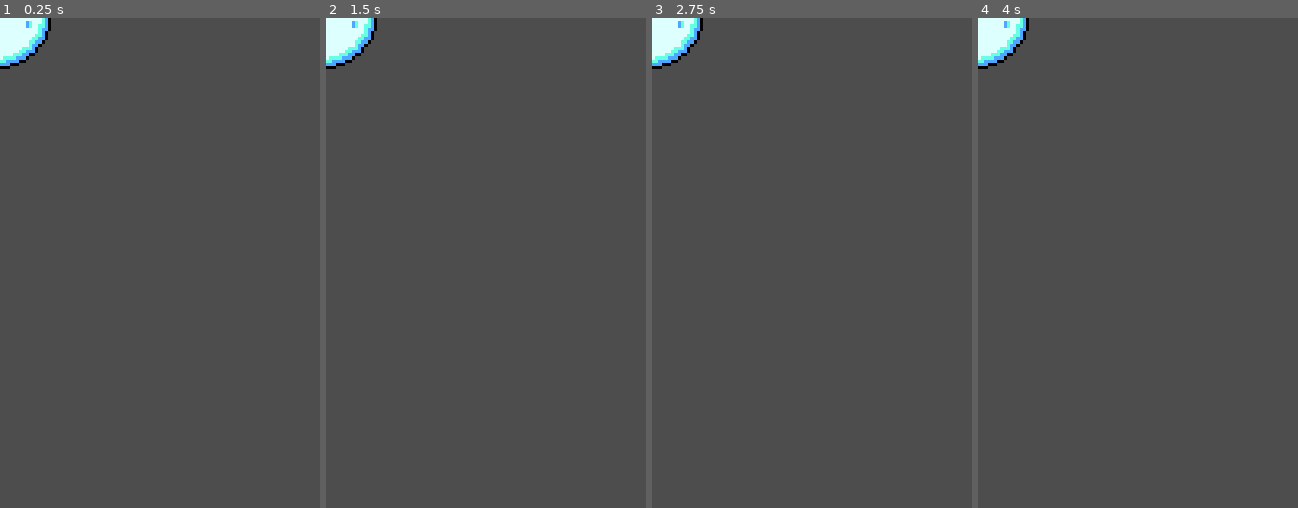
Above: before the commit, frames 1-4 (left to right).
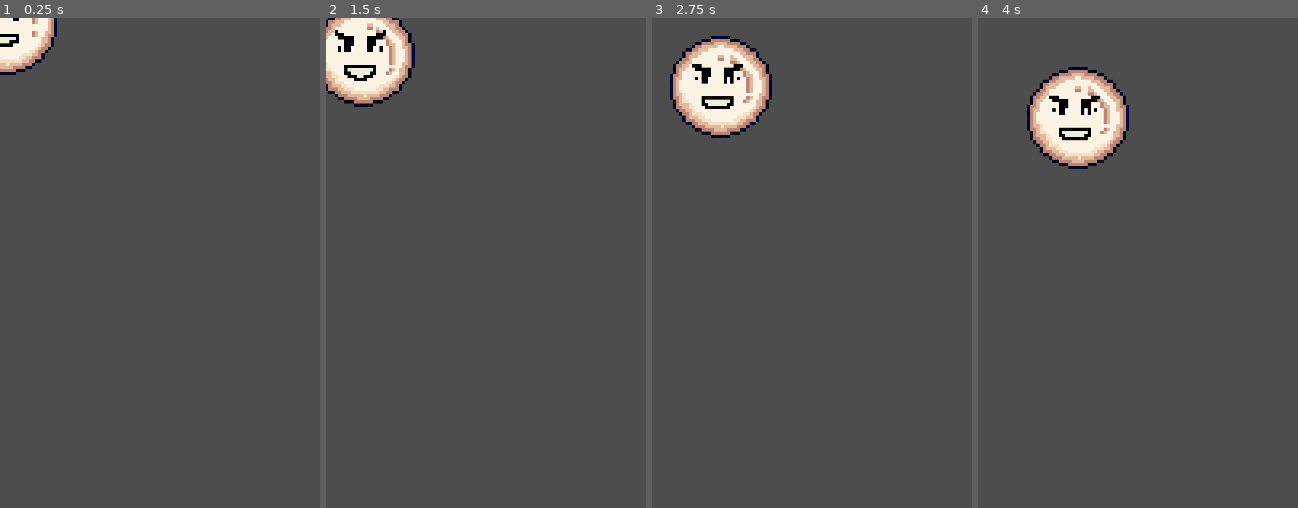
Above: after the commit, the same moments.

Repository: DiegoCali/Global-Game-Jam-2025
Game: Godot game, scene res://scenes/Bubble.tscn
Two runs of this game, one before a commit and one after it. Both use one fixed random seed, a clock stepped at 60 frames per second and the inputs below.
Inputs (mouse positions are in pixels of both pictures, inside the frame that each line leads up to):
- Up to frame 1 (0.25 s): no input
- Up to frame 2 (1.5 s): move the mouse to (556, 238) at 0.52 s; click (556, 238) at 0.67 s; move the mouse to (422, 287) at 1.27 s; click (422, 287) at 1.42 s
- Up to frame 3 (2.75 s): move the mouse to (844, 155) at 2.02 s; click (844, 155) at 2.17 s
- Up to frame 4 (4 s): move the mouse to (1122, 361) at 2.77 s; click (1122, 361) at 2.92 s; move the mouse to (1234, 336) at 3.52 s; click (1234, 336) at 3.67 s

The runs differ from the first frame. In frame 1, 1.7% of the frame differs, in the area x 0-18%, y 0-12%; in frame 2, 4.3%; in frame 3, 6.3%; in frame 4, 6.4%, in the area x 0-48%, y 0-31%.
Error before the commit: Parse Error: Identifier "IamBad" not declared in the current scope. (res://scripts/bubble_movement.gd:20)

Commit message:
last update

Diff:
--- a/src/scenes/Bubble.tscn
+++ b/src/scenes/Bubble.tscn
@@ -1,22 +1,275 @@
-[gd_scene load_steps=4 format=3 uid="uid://13ocb1xxbxcl"]
+[gd_scene load_steps=40 format=3 uid="uid://13ocb1xxbxcl"]
 
 [ext_resource type="Script" path="res://scripts/bubble_movement.gd" id="1_egawn"]
 [ext_resource type="Texture2D" uid="uid://dte6m6b0f1wlh" path="res://assets/sprites/BurbujaBuena.png" id="2_g5y3x"]
+[ext_resource type="Texture2D" uid="uid://c6q25fe7n3knw" path="res://assets/sprites/BurbujaMala.png" id="2_i07jn"]
+[ext_resource type="Texture2D" uid="uid://cpykcljw5rnek" path="res://assets/sprites/PopBurbujaBuena.png" id="3_mle4l"]
+[ext_resource type="Texture2D" uid="uid://co5x8lf2qa57b" path="res://assets/sprites/PopBurbujaMala.png" id="4_5nk4q"]
+
+[sub_resource type="AtlasTexture" id="AtlasTexture_ntwcm"]
+atlas = ExtResource("2_i07jn")
+region = Rect2(0, 0, 320, 320)
+
+[sub_resource type="AtlasTexture" id="AtlasTexture_1pyic"]
+atlas = ExtResource("2_i07jn")
+region = Rect2(320, 0, 320, 320)
+
+[sub_resource type="AtlasTexture" id="AtlasTexture_y4prb"]
+atlas = ExtResource("2_i07jn")
+region = Rect2(640, 0, 320, 320)
+
+[sub_resource type="AtlasTexture" id="AtlasTexture_48nnf"]
+atlas = ExtResource("2_i07jn")
+region = Rect2(960, 0, 320, 320)
+
+[sub_resource type="AtlasTexture" id="AtlasTexture_w28ch"]
+atlas = ExtResource("2_i07jn")
+region = Rect2(0, 320, 320, 320)
+
+[sub_resource type="AtlasTexture" id="AtlasTexture_7rcbu"]
+atlas = ExtResource("2_i07jn")
+region = Rect2(320, 320, 320, 320)
+
+[sub_resource type="AtlasTexture" id="AtlasTexture_ducow"]
+atlas = ExtResource("2_i07jn")
+region = Rect2(640, 320, 320, 320)
+
+[sub_resource type="AtlasTexture" id="AtlasTexture_31rgh"]
+atlas = ExtResource("2_i07jn")
+region = Rect2(960, 320, 320, 320)
+
+[sub_resource type="AtlasTexture" id="AtlasTexture_glgfy"]
+atlas = ExtResource("2_i07jn")
+region = Rect2(0, 640, 320, 320)
+
+[sub_resource type="AtlasTexture" id="AtlasTexture_cfpr2"]
+atlas = ExtResource("2_i07jn")
+region = Rect2(320, 640, 320, 320)
+
+[sub_resource type="AtlasTexture" id="AtlasTexture_ovl3p"]
+atlas = ExtResource("2_i07jn")
+region = Rect2(640, 640, 320, 320)
+
+[sub_resource type="AtlasTexture" id="AtlasTexture_a6r1y"]
+atlas = ExtResource("2_g5y3x")
+region = Rect2(0, 0, 512, 512)
+
+[sub_resource type="AtlasTexture" id="AtlasTexture_baw7x"]
+atlas = ExtResource("2_g5y3x")
+region = Rect2(512, 0, 512, 512)
+
+[sub_resource type="AtlasTexture" id="AtlasTexture_l2kf7"]
+atlas = ExtResource("2_g5y3x")
+region = Rect2(0, 512, 512, 512)
+
+[sub_resource type="AtlasTexture" id="AtlasTexture_k67tk"]
+atlas = ExtResource("2_g5y3x")
+region = Rect2(512, 512, 512, 512)
+
+[sub_resource type="AtlasTexture" id="AtlasTexture_5d2ub"]
+atlas = ExtResource("4_5nk4q")
+region = Rect2(0, 0, 512, 512)
+
+[sub_resource type="AtlasTexture" id="AtlasTexture_nu4nm"]
+atlas = ExtResource("4_5nk4q")
+region = Rect2(512, 0, 512, 512)
+
+[sub_resource type="AtlasTexture" id="AtlasTexture_ixd6l"]
+atlas = ExtResource("4_5nk4q")
+region = Rect2(1024, 0, 512, 512)
+
+[sub_resource type="AtlasTexture" id="AtlasTexture_mrbou"]
+atlas = ExtResource("4_5nk4q")
+region = Rect2(1536, 0, 512, 512)
+
+[sub_resource type="AtlasTexture" id="AtlasTexture_k6myy"]
+atlas = ExtResource("4_5nk4q")
+region = Rect2(0, 512, 512, 512)
+
+[sub_resource type="AtlasTexture" id="AtlasTexture_8uhp4"]
+atlas = ExtResource("4_5nk4q")
+region = Rect2(512, 512, 512, 512)
+
+[sub_resource type="AtlasTexture" id="AtlasTexture_x8u3s"]
+atlas = ExtResource("4_5nk4q")
+region = Rect2(1024, 512, 512, 512)
+
+[sub_resource type="AtlasTexture" id="AtlasTexture_q3nb0"]
+atlas = ExtResource("4_5nk4q")
+region = Rect2(1536, 512, 512, 512)
+
+[sub_resource type="AtlasTexture" id="AtlasTexture_y03wu"]
+atlas = ExtResource("4_5nk4q")
+region = Rect2(0, 1024, 512, 512)
+
+[sub_resource type="AtlasTexture" id="AtlasTexture_ar01f"]
+atlas = ExtResource("4_5nk4q")
+region = Rect2(512, 1024, 512, 512)
+
+[sub_resource type="AtlasTexture" id="AtlasTexture_rknhl"]
+atlas = ExtResource("3_mle4l")
+region = Rect2(0, 0, 512, 512)
+
+[sub_resource type="AtlasTexture" id="AtlasTexture_sek5b"]
+atlas = ExtResource("3_mle4l")
+region = Rect2(512, 0, 512, 512)
+
+[sub_resource type="AtlasTexture" id="AtlasTexture_aov2l"]
+atlas = ExtResource("3_mle4l")
+region = Rect2(1024, 0, 512, 512)
+
+[sub_resource type="AtlasTexture" id="AtlasTexture_bhkn8"]
+atlas = ExtResource("3_mle4l")
+region = Rect2(0, 512, 512, 512)
+
+[sub_resource type="AtlasTexture" id="AtlasTexture_647rq"]
+atlas = ExtResource("3_mle4l")
+region = Rect2(512, 512, 512, 512)
+
+[sub_resource type="AtlasTexture" id="AtlasTexture_om6lo"]
+atlas = ExtResource("3_mle4l")
+region = Rect2(1024, 512, 512, 512)
+
+[sub_resource type="AtlasTexture" id="AtlasTexture_qgk5f"]
+atlas = ExtResource("3_mle4l")
+region = Rect2(0, 1024, 512, 512)
+
+[sub_resource type="SpriteFrames" id="SpriteFrames_oxqc0"]
+animations = [{
+"frames": [{
+"duration": 1.0,
+"texture": SubResource("AtlasTexture_ntwcm")
+}, {
+"duration": 1.0,
+"texture": SubResource("AtlasTexture_1pyic")
+}, {
+"duration": 1.0,
+"texture": SubResource("AtlasTexture_y4prb")
+}, {
+"duration": 1.0,
+"texture": SubResource("AtlasTexture_48nnf")
+}, {
+"duration": 1.0,
+"texture": SubResource("AtlasTexture_w28ch")
+}, {
+"duration": 1.0,
+"texture": SubResource("AtlasTexture_7rcbu")
+}, {
+"duration": 1.0,
+"texture": SubResource("AtlasTexture_ducow")
+}, {
+"duration": 1.0,
+"texture": SubResource("AtlasTexture_31rgh")
+}, {
+"duration": 1.0,
+"texture": SubResource("AtlasTexture_glgfy")
+}, {
+"duration": 1.0,
+"texture": SubResource("AtlasTexture_cfpr2")
+}, {
+"duration": 1.0,
+"texture": SubResource("AtlasTexture_ovl3p")
+}],
+"loop": true,
+"name": &"bad_static",
+"speed": 5.0
+}, {
+"frames": [{
+"duration": 1.0,
+"texture": SubResource("AtlasTexture_a6r1y")
+}, {
+"duration": 1.0,
+"texture": SubResource("AtlasTexture_baw7x")
+}, {
+"duration": 1.0,
+"texture": SubResource("AtlasTexture_l2kf7")
+}, {
+"duration": 1.0,
+"texture": SubResource("AtlasTexture_k67tk")
+}],
+"loop": true,
+"name": &"good_static",
+"speed": 5.0
+}, {
+"frames": [{
+"duration": 1.0,
+"texture": SubResource("AtlasTexture_5d2ub")
+}, {
+"duration": 1.0,
+"texture": SubResource("AtlasTexture_nu4nm")
+}, {
+"duration": 1.0,
+"texture": SubResource("AtlasTexture_ixd6l")
+}, {
+"duration": 1.0,
+"texture": SubResource("AtlasTexture_mrbou")
+}, {
+"duration": 1.0,
+"texture": SubResource("AtlasTexture_k6myy")
+}, {
+"duration": 1.0,
+"texture": SubResource("AtlasTexture_8uhp4")
+}, {
+"duration": 1.0,
+"texture": SubResource("AtlasTexture_x8u3s")
+}, {
+"duration": 1.0,
+"texture": SubResource("AtlasTexture_q3nb0")
+}, {
+"duration": 1.0,
+"texture": SubResource("AtlasTexture_y03wu")
+}, {
+"duration": 1.0,
+"texture": SubResource("AtlasTexture_ar01f")
+}],
+"loop": false,
+"name": &"pop_bad",
+"speed": 5.0
+}, {
+"frames": [{
+"duration": 1.0,
+"texture": SubResource("AtlasTexture_rknhl")
+}, {
+"duration": 1.0,
+"texture": SubResource("AtlasTexture_sek5b")
+}, {
+"duration": 1.0,
+"texture": SubResource("AtlasTexture_aov2l")
+}, {
+"duration": 1.0,
+"texture": SubResource("AtlasTexture_bhkn8")
+}, {
+"duration": 1.0,
+"texture": SubResource("AtlasTexture_647rq")
+}, {
+"duration": 1.0,
+"texture": SubResource("AtlasTexture_om6lo")
+}, {
+"duration": 1.0,
+"texture": SubResource("AtlasTexture_qgk5f")
+}],
+"loop": false,
+"name": &"pop_good",
+"speed": 5.0
+}]
 
 [sub_resource type="CircleShape2D" id="CircleShape2D_wsiao"]
 radius = 51.0
 
 [node name="Bubble" type="Node2D"]
 script = ExtResource("1_egawn")
-
-[node name="Sprite2D" type="Sprite2D" parent="."]
+vx = 25
+vy = 25
+
+[node name="AnimatedSprite2D" type="AnimatedSprite2D" parent="."]
 scale = Vector2(0.2, 0.2)
-texture = ExtResource("2_g5y3x")
-hframes = 2
-vframes = 2
+sprite_frames = SubResource("SpriteFrames_oxqc0")
+animation = &"pop_bad"
 
 [node name="Area2D" type="Area2D" parent="."]
 
 [node name="CollisionShape2D" type="CollisionShape2D" parent="Area2D"]
 shape = SubResource("CircleShape2D_wsiao")
 one_way_collision_margin = 64.0
+
+[connection signal="animation_finished" from="AnimatedSprite2D" to="." method="_on_animated_sprite_2d_animation_finished"]
--- a/src/scripts/bubble_movement.gd
+++ b/src/scripts/bubble_movement.gd
@@ -1,10 +1,22 @@
 extends Node2D
 
-var velocity = Vector2(50, 50)
-
+@export var vx = 50
+@export var vy = 50
+var velocity = Vector2(0,0)
+var rng = RandomNumberGenerator.new()
+var IamBad = false
+signal popped
 # Called when the node enters the scene tree for the first time.
 func _ready() -> void:
+	velocity = Vector2(vx, vy)
+	IamBad = rng.randi() % 2 == 0
+	if not IamBad:
+		$AnimatedSprite2D.play("good_static")
+	else:
+		$AnimatedSprite2D.play("bad_static")
+		$AnimatedSprite2D.set_scale(Vector2(0.32, 0.32))
 	$Area2D.connect("input_event", self._on_area2d_input_event)
+	print(velocity)
 
 # Called every frame. 'delta' is the elapsed time since the previous frame.
 func _process(delta: float) -> void:
@@ -12,7 +24,11 @@
 
 func _on_area2d_input_event(viewport, event, shape_idx):
 	if event is InputEventMouseButton and event.pressed:
-		queue_free()
+		if not IamBad:
+			$AnimatedSprite2D.play("pop_good")
+			$AnimatedSprite2D.set_scale(Vector2(0.3, 0.3))
+		else:
+			$AnimatedSprite2D.play("pop_bad")
 
 
 func _on_animated_sprite_2d_animation_finished() -> void:
